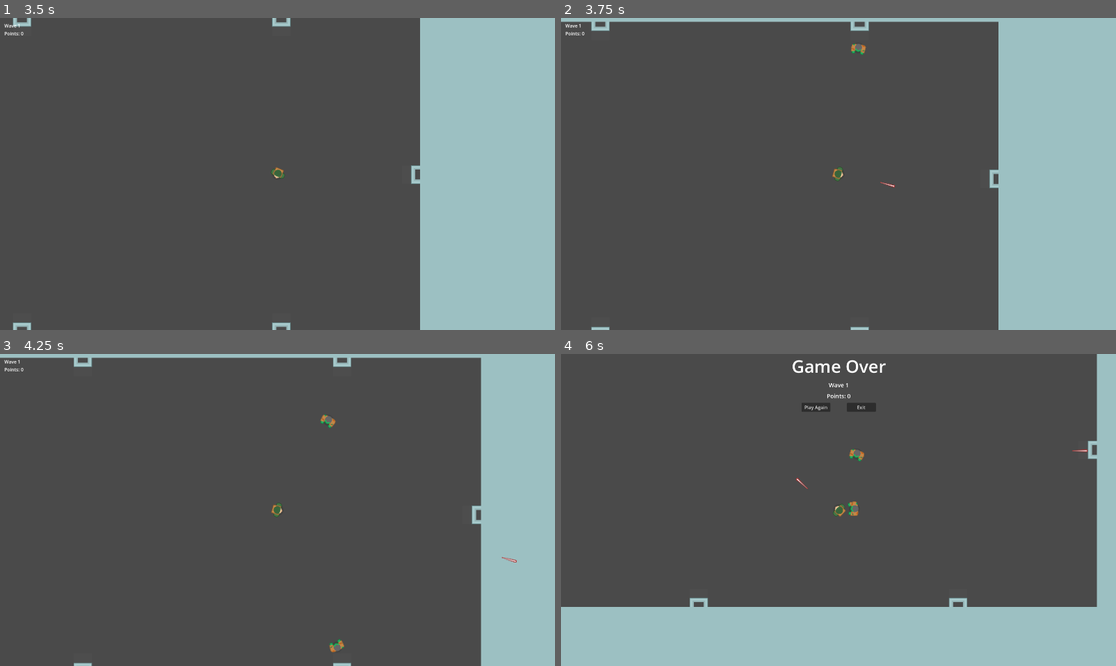
Above: before the commit, frames 1-4 (two rows, left to right).
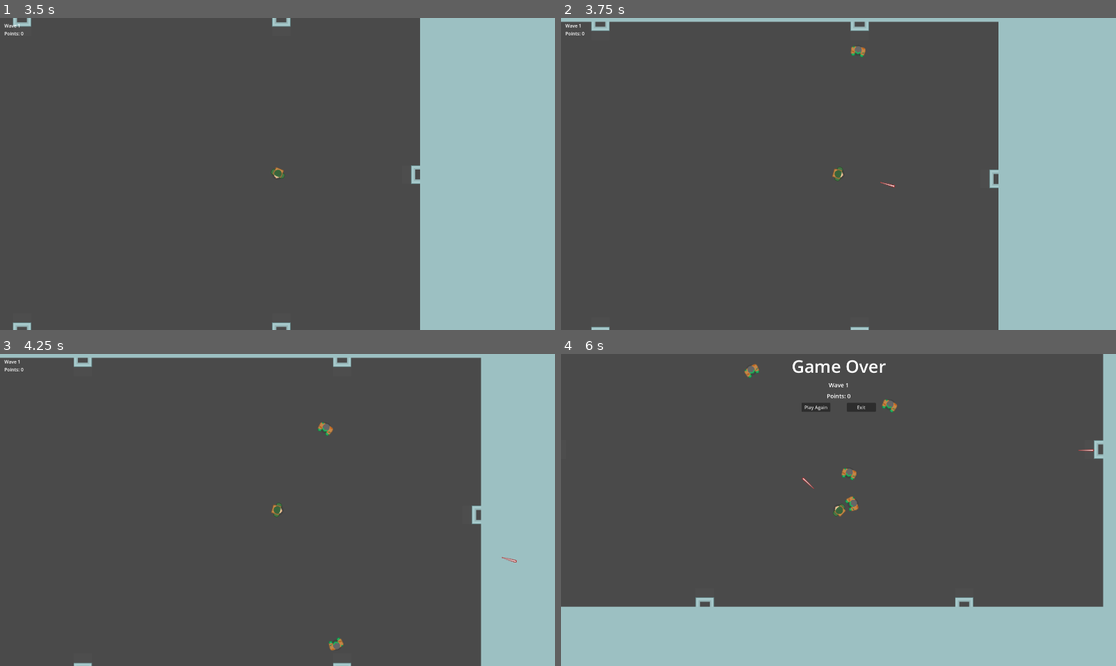
Above: after the commit, the same moments.

Repository: JustinDMS/wave-survival
Game: Godot game, scene res://main.tscn
The game is run twice, just before and just after one commit, with the same random seed, the same clock (stepped at 60 frames per second) and the same inputs.
Inputs (mouse positions are in pixels of both pictures, inside the frame that each line leads up to):
- Up to frame 1 (3.5 s): tap Enter at 0.5 s; move the mouse to (399, 158) at 0.52 s; hold D (move_right) 0.53-1.28 s; click (399, 158) at 0.6 s; move the mouse to (166, 189) at 1.27 s; hold S (move_down) 1.28-2.03 s; click (166, 189) at 1.35 s; move the mouse to (333, 105) at 2.02 s; hold D (move_right) 2.03-2.78 s; click (333, 105) at 2.1 s; move the mouse to (249, 236) at 2.77 s; hold W (move_up) from 2.78 s (still down); click (249, 236) at 2.85 s
- Up to frame 2 (3.75 s): move the mouse to (1005, 220) at 3.52 s; release W (move_up) at 3.53 s; hold A (move_left) from 3.53 s (still down); click (1005, 220) at 3.6 s
- Up to frame 3 (4.25 s): keep holding A (move_left)
- Up to frame 4 (6 s): move the mouse to (672, 463) at 4.27 s; click (672, 463) at 4.35 s; move the mouse to (866, 510) at 5.02 s; release A (move_left) at 5.03 s; hold S (move_down) 5.03-5.78 s; click (866, 510) at 5.1 s; move the mouse to (755, 432) at 5.77 s; hold D (move_right) from 5.78 s (still down); click (755, 432) at 5.85 s

Frame 1 is identical in both runs. In frame 2, less than 0.1% of the frame differs, in the area x 52-56%, y 8-13%; in frame 3, 0.2%; in frame 4, 1.9%, in the area x 0-98%, y 0-82%.

Commit message:
Changed enemy spawning
- All enemies on a wave are determined before the wave begins
- Individual enemies are picked randomly based on weight

Diff:
--- a/Enemy/ai.gd
+++ b/Enemy/ai.gd
@@ -5,7 +5,7 @@
 
 enum ai {BASE}
 
-const MAX_MOVE_SPEED_VARIANCE : float = 30.0
+const MAX_MOVE_SPEED_VARIANCE : float = 100.0
 
 func handle_movement(player : Player, _delta : float) -> void:
 	match type:
--- a/Enemy/enemy.gd
+++ b/Enemy/enemy.gd
@@ -6,7 +6,7 @@
 @export var player : Player
 @export var ai_component : Node2D
 
-@export var value : int = 50
+@export var value : int = 10
 
 @export_category("Sound")
 @export var stream : AudioStream
--- /dev/null
+++ b/Enemy/enemy_pool.gd
@@ -0,0 +1,39 @@
+class_name EnemyPool
+extends Node
+
+@export var master_pool : Array[PackedScene]
+
+@onready var weights : Dictionary = {
+	master_pool[0] : 90,
+	master_pool[1] : 10,
+	}
+
+
+func buildPool(_wave : int, limit : int) -> Array:
+	var pool : Array = []
+	var total_weight : int = 0
+	var keys = weights.keys()
+
+	if len(master_pool) != len(weights.keys()):
+		push_error("Enemy pool length doesn't match number of listed weights")
+
+	# Get total amount of weight
+	for key in keys:
+		total_weight += weights[key]
+
+	# For every enemy in the wave, pick a random enemy based on weight
+	for i in range(0, limit):
+		var roll : int = 1 + randi_range(0, total_weight)
+
+		# Base Enemy
+		if roll <= weights[keys[0]]: pool.append(master_pool[0])
+		# Strong Enemy
+		elif roll <= weights[keys[0]] + weights[keys[1]]: pool.append(master_pool[1])
+		else: print("Unexpected roll: ", roll)
+
+	if len(pool) != limit:
+		print("Pool Length: ", len(pool))
+		print("Limit: ", limit)
+		push_error("Enemy pool does not match wave spawn limit")
+
+	return pool
--- /dev/null
+++ b/Enemy/enemy_pool.tres
@@ -0,0 +1,7 @@
+[gd_resource type="Resource" script_class="EnemyPool" load_steps=2 format=3]
+
+[ext_resource type="Script" path="res://Enemy/enemy_pool.gd" id="3_7d553"]
+
+[resource]
+script = ExtResource("3_7d553")
+master_pool = Array[PackedScene]([])
--- a/Enemy/enemy_spawner.gd
+++ b/Enemy/enemy_spawner.gd
@@ -3,13 +3,12 @@
 
 signal enemy_spawned(enemy : Enemy)
 
-@export var enemy : PackedScene
 @export var player : Player
 
 
-func spawnEnemy() -> void:
+func spawnEnemy(scene : PackedScene) -> void:
 	# New enemy
-	var new_enemy = enemy.instantiate()
+	var new_enemy = scene.instantiate()
 	get_parent().add_child(new_enemy)
 
 	# Set refs
--- a/Enemy/enemy_spawner.tscn
+++ b/Enemy/enemy_spawner.tscn
@@ -1,8 +1,6 @@
-[gd_scene load_steps=3 format=3 uid="uid://ta5nkyww40li"]
+[gd_scene load_steps=2 format=3 uid="uid://ta5nkyww40li"]
 
 [ext_resource type="Script" path="res://Enemy/enemy_spawner.gd" id="1_p0r5d"]
-[ext_resource type="PackedScene" uid="uid://dj1ku83uj62hu" path="res://Enemy/enemy.tscn" id="2_nnoce"]
 
 [node name="EnemySpawner" type="Node2D"]
 script = ExtResource("1_p0r5d")
-enemy = ExtResource("2_nnoce")
--- /dev/null
+++ b/Enemy/enemy_strong.tscn
@@ -0,0 +1,50 @@
+[gd_scene load_steps=9 format=3 uid="uid://b2v4so65kbbs6"]
+
+[ext_resource type="Script" path="res://Enemy/enemy.gd" id="1_5v2vp"]
+[ext_resource type="Script" path="res://Enemy/ai.gd" id="2_7j6ml"]
+[ext_resource type="Texture2D" uid="uid://bdbhqo57b2xbr" path="res://Assets/zoimbie1_hold.png" id="3_rsonj"]
+[ext_resource type="Shape2D" uid="uid://5cbyyy80eguh" path="res://Player/player_collision.tres" id="4_gr721"]
+[ext_resource type="PackedScene" path="res://Mechanics/HitDetection/hurtbox_component.tscn" id="5_g3alr"]
+[ext_resource type="PackedScene" path="res://Mechanics/HitDetection/hitbox_component.tscn" id="6_wwgk3"]
+[ext_resource type="PackedScene" uid="uid://b2b0lsv8llmqf" path="res://Player/health.tscn" id="7_ar27j"]
+
+[sub_resource type="CircleShape2D" id="CircleShape2D_4pp2h"]
+radius = 26.5
+
+[node name="enemy_strong" type="Node2D" node_paths=PackedStringArray("ai_component")]
+script = ExtResource("1_5v2vp")
+ai_component = NodePath("AI Component")
+value = 25
+
+[node name="AI Component" type="CharacterBody2D" parent="."]
+motion_mode = 1
+script = ExtResource("2_7j6ml")
+move_speed = 250.0
+
+[node name="Sprite2D" type="Sprite2D" parent="AI Component"]
+modulate = Color(1, 0.392157, 1, 1)
+scale = Vector2(1.175, 1.175)
+texture = ExtResource("3_rsonj")
+
+[node name="CollisionShape2D" type="CollisionShape2D" parent="AI Component"]
+shape = ExtResource("4_gr721")
+
+[node name="Hurtbox Component" parent="AI Component" instance=ExtResource("5_g3alr")]
+collision_layer = 4
+collision_mask = 2
+
+[node name="CollisionShape2D3" type="CollisionShape2D" parent="AI Component/Hurtbox Component"]
+shape = SubResource("CircleShape2D_4pp2h")
+
+[node name="Hitbox Component" parent="AI Component" node_paths=PackedStringArray("health_component") instance=ExtResource("6_wwgk3")]
+collision_layer = 4
+collision_mask = 11
+health_component = NodePath("../../Health Component")
+
+[node name="CollisionShape2D4" type="CollisionShape2D" parent="AI Component/Hitbox Component"]
+shape = ExtResource("4_gr721")
+
+[node name="Health Component" parent="." instance=ExtResource("7_ar27j")]
+health = 3
+
+[connection signal="dead" from="Health Component" to="." method="death"]
--- a/Enemy/wave_manager.gd
+++ b/Enemy/wave_manager.gd
@@ -3,6 +3,7 @@
 signal wave_changed(wave : int)
 
 @export var spawners : Array[Spawner]
+@export var enemy_pool : EnemyPool
 
 @onready var spawn_delay = $SpawnDelay
 @onready var wave_delay = $WaveDelay
@@ -13,6 +14,7 @@
 
 var wave : int = 0
 var limit : int = 1
+var pool : Array
 var enemies_spawned : int = 0
 var enemies_killed : int = 0
 
@@ -27,7 +29,7 @@
 
 
 func setEnemyLimit() -> void:
-	limit = wave * 2
+	limit = wave * 4
 
 
 func getAllSpawners() -> void:
@@ -38,7 +40,7 @@
 
 # Chooses a random spawner and spawns an enemy
 func sendWave() -> void:
-	spawners.pick_random().spawnEnemy()
+	spawners.pick_random().spawnEnemy(pool.pop_front())
 
 
 func incrementEnemiesSpawned() -> void:
@@ -63,11 +65,10 @@
 	wave_delay.start()
 
 
-# Spawns enemies until the limit is reached
+# Spawns enemies until there are no more enemies remaining
 func spawnDelayTimeout():
-	if enemies_spawned < limit:
-		sendWave()
-	else:
+	sendWave()
+	if len(pool) == 0:
 		spawn_delay.stop()
 
 
@@ -75,9 +76,14 @@
 func waveDelayTimeout():
 	incrementWave()
 	setEnemyLimit()
-	print("Wave ", wave, " started!")
+	getEnemyPool()
 	startRandomSpawnTimer()
 
 
 func startRandomSpawnTimer() -> void:
+	print("Wave ", wave, " started!")
 	spawn_delay.start(randf_range(MIN_SPAWN_TIME, MAX_SPAWN_TIME))
+
+
+func getEnemyPool() -> void:
+	pool = enemy_pool.buildPool(wave, limit)
--- a/Enemy/wave_manager.tscn
+++ b/Enemy/wave_manager.tscn
@@ -1,9 +1,13 @@
-[gd_scene load_steps=2 format=3 uid="uid://c7jyxx5l3urm6"]
+[gd_scene load_steps=5 format=3 uid="uid://c7jyxx5l3urm6"]
 
 [ext_resource type="Script" path="res://Enemy/wave_manager.gd" id="1_xr5h3"]
+[ext_resource type="Script" path="res://Enemy/enemy_pool.gd" id="2_f327o"]
+[ext_resource type="PackedScene" uid="uid://dj1ku83uj62hu" path="res://Enemy/enemy.tscn" id="3_rrysd"]
+[ext_resource type="PackedScene" uid="uid://b2v4so65kbbs6" path="res://Enemy/enemy_strong.tscn" id="4_ghbac"]
 
-[node name="Wave Manager" type="Node2D"]
+[node name="Wave Manager" type="Node2D" node_paths=PackedStringArray("enemy_pool")]
 script = ExtResource("1_xr5h3")
+enemy_pool = NodePath("EnemyPool")
 
 [node name="SpawnDelay" type="Timer" parent="."]
 wait_time = 2.0
@@ -12,5 +16,9 @@
 wait_time = 3.0
 one_shot = true
 
+[node name="EnemyPool" type="Node" parent="."]
+script = ExtResource("2_f327o")
+master_pool = Array[PackedScene]([ExtResource("3_rrysd"), ExtResource("4_ghbac")])
+
 [connection signal="timeout" from="SpawnDelay" to="." method="spawnDelayTimeout"]
 [connection signal="timeout" from="WaveDelay" to="." method="waveDelayTimeout"]
--- a/main.tscn
+++ b/main.tscn
@@ -42,6 +42,15 @@
 [node name="GameOver" parent="PlayerCamera" instance=ExtResource("8_5csj0")]
 visible = false
 custom_minimum_size = Vector2(1920, 1080)
+anchors_preset = 8
+anchor_left = 0.5
+anchor_top = 0.5
+anchor_right = 0.5
+anchor_bottom = 0.5
+offset_left = -960.0
+offset_top = -540.0
+offset_right = 960.0
+offset_bottom = 540.0
 
 [node name="Wave Manager" parent="." instance=ExtResource("5_8uh0m")]
 
Not shown: 1 places in main.tscn that only renumber resources
